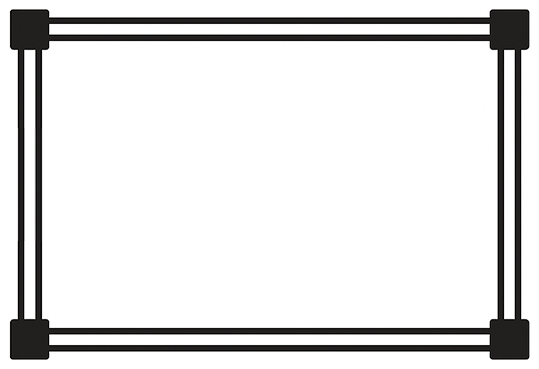
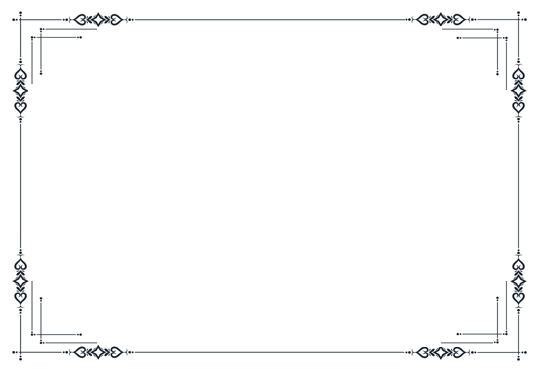
Before/after of a 539 x 369 layered artwork. What changed in the layer stack:
added layer "Слой 5 копия" above "Слой 5" over 9, 9, 532, 361
